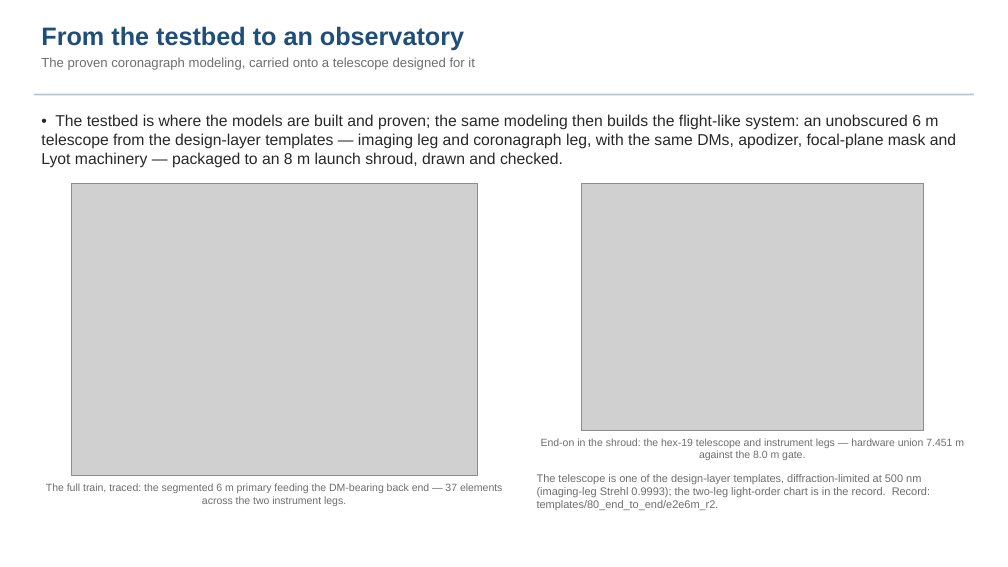
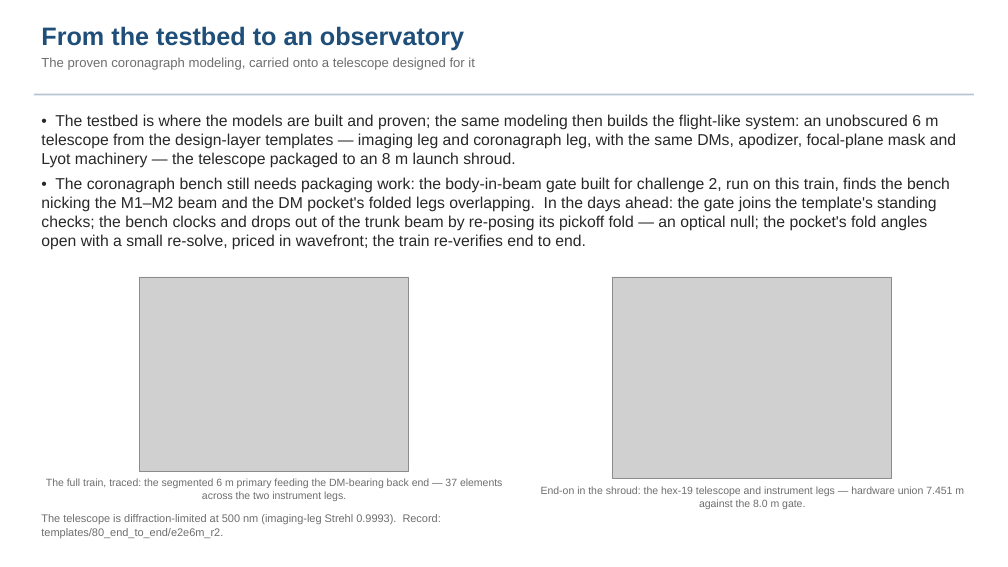
Before and after one commit to nasa-jpl/macos, a slide deck: slide 20 of demo_session/baseline_pass3.pptx. Drawn at 1008x567 pixels with LibreOffice and Linux fonts; fonts in the diff are those of the drawing; grey boxes stand for pictures. Boxes give left, top, right and bottom in pixels: in the first picture for what was removed or moved away, otherwise in the second. Text is boxed around its words. In the diff, an @@ line names an element or a change of style, - is before the commit and + after.

```diff
--- a/demo_session/baseline_pass3.pptx
+++ b/demo_session/baseline_pass3.pptx
@@ text at (41, 114, 956, 250): text changed @@
-• The testbed is where the models are built and proven; the same modeling then builds the flight-like system: an unobscured 6 m telescope from the design-layer templates — imaging leg and coronagraph leg, with the same DMs, apodizer, focal-plane mask and Lyot machinery — packaged to an 8 m launch shroud, drawn and checked.
+• The testbed is where the models are built and proven; the same modeling then builds the flight-like system: an unobscured 6 m telescope from the design-layer templates — imaging leg and coronagraph leg, with the same DMs, apodizer, focal-plane mask and Lyot machinery — the telescope packaged to an 8 m launch shroud.
+• The coronagraph bench still needs packaging work: the body-in-beam gate built for challenge 2, run on this train, finds the bench nicking the M1–M2 beam and the DM pocket's folded legs overlapping. In the days ahead: the gate joins the template's standing checks; the bench clocks and drops out of the trunk beam by re-posing its pickoff fold — an optical null; the pocket's fold angles open with a small re-solve, priced in wavefront; the train re-verifies end to end.
@@ picture: place and size @@
-picture at (71, 184, 477, 476)
+picture at (139, 277, 409, 471)
@@ picture: place and size @@
-picture at (582, 184, 923, 431)
+picture at (613, 277, 892, 479)
@@ text "The full train, traced: the ...": place and size @@
-text "The full train, traced: the ..." at (46, 483, 502, 506)
+text "The full train, traced: the ..." at (46, 478, 502, 501)
@@ text "End-on in the shroud: the ...": place and size @@
-text "End-on in the shroud: the ..." at (541, 438, 964, 460)
+text "End-on in the shroud: the ..." at (541, 486, 964, 509)
@@ text at (41, 514, 441, 538): text changed @@
-The telescope is one of the design-layer templates, diffraction-limited at 500 nm (imaging-leg Strehl 0.9993); the two-leg light-order chart is in the record. Record: templates/80_end_to_end/e2e6m_r2.
+The telescope is diffraction-limited at 500 nm (imaging-leg Strehl 0.9993). Record: templates/80_end_to_end/e2e6m_r2.
```
Also in this commit, not shown: 5 other slides changed, 5 other files.
